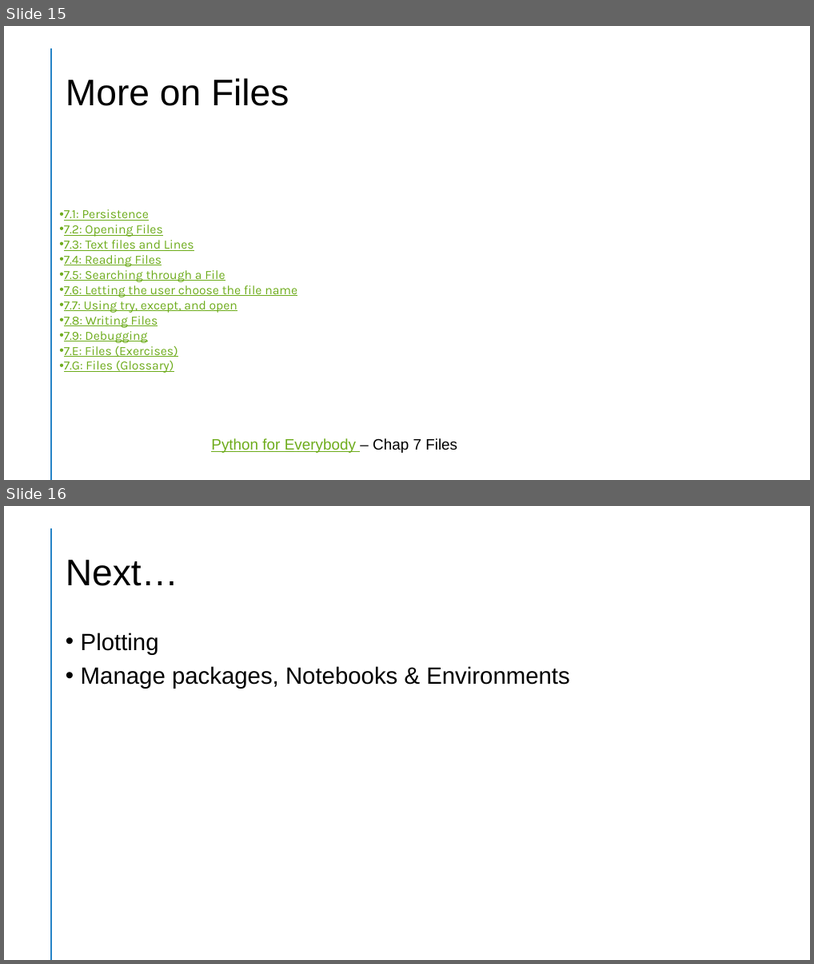
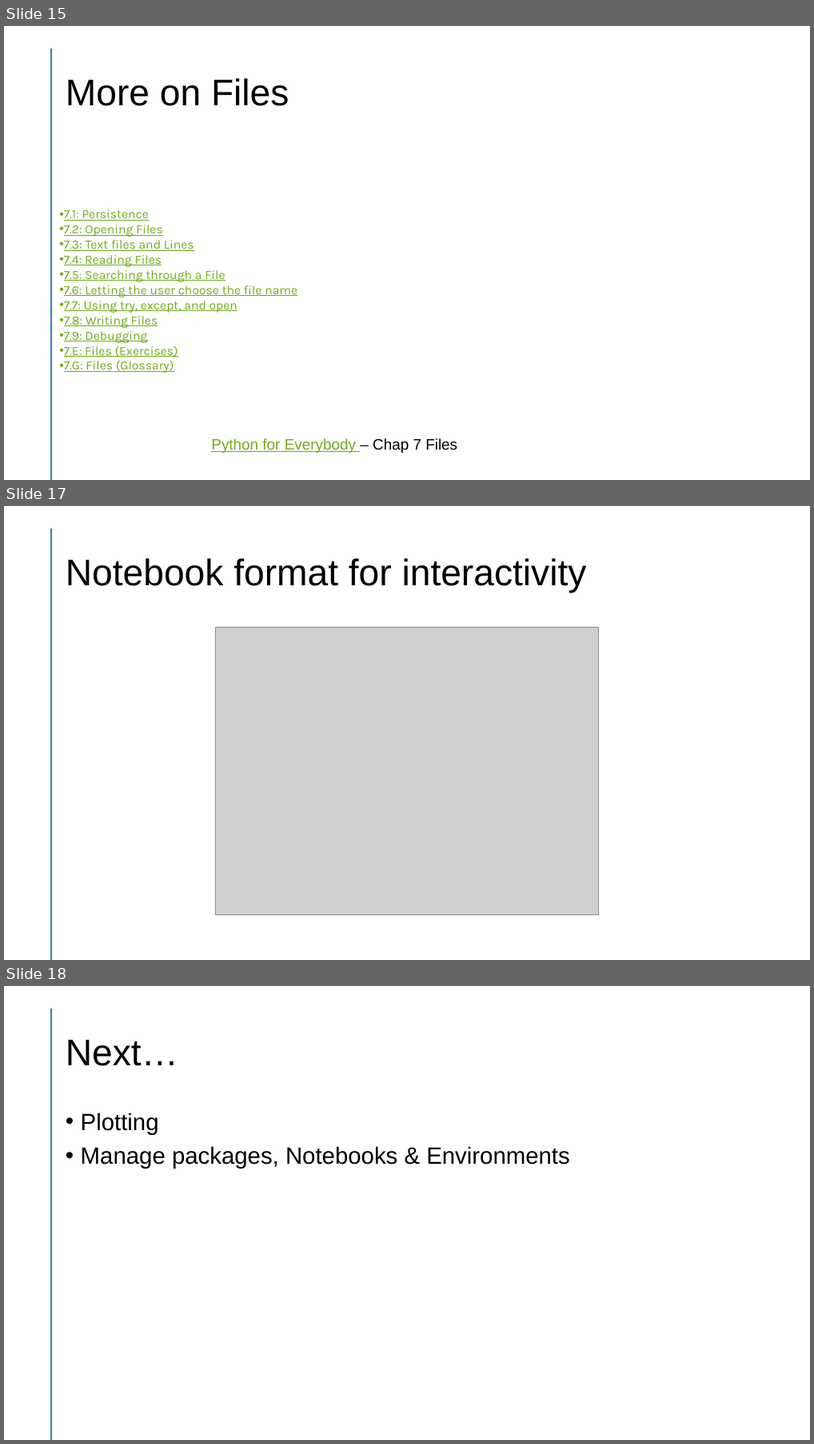
Before and after one commit to slevin48/training, a slide deck: doc/Python 101.pptx. Shown one above the other, each under a label of ours: slides 15 and 16 before the commit, slides 15, 17 and 18 after it; the slides between them are not shown. The pictures are 814x964 and 814x1444 pixels, drawn with LibreOffice and Linux fonts; fonts in the diff are those of the drawing; grey boxes stand for pictures. Boxes give left, top, right and bottom in pixels: in the first picture for what was removed or moved away, otherwise in the second. Text is boxed around its words. In the diff, an @@ line names an element or a change of style, - is before the commit and + after.

```diff
--- a/doc/Python 101.pptx
+++ b/doc/Python 101.pptx
@@ slide 17 added at (x1=4, y1=506, x2=810, y2=960), background #FFFFFF; not listed: 1 template element that a slide beside it also shows @@
@@ title added at (x1=66, y1=558, x2=587, y2=593), 44 pt, text #000000 @@
+Notebook format for interactivity
@@ picture added at (x1=215, y1=627, x2=598, y2=915) @@
@@ what was slide 16 is now slide 18 @@
```
Also in this commit, not shown: 4 other slides added, 1 other file.
